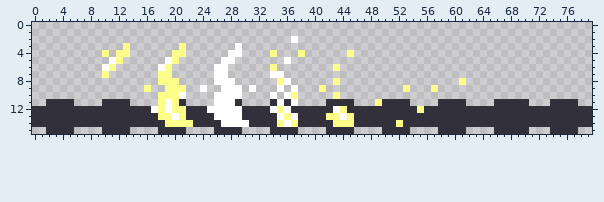
A sprite sheet gets an edit: Assets/Entities/Enemies/Magic/lightning_animation.png. The first picture shows the starting point.
The file is 480x96 pixels, drawn in blocks of 6x6; one block is one cell here.
The same view after the edit:
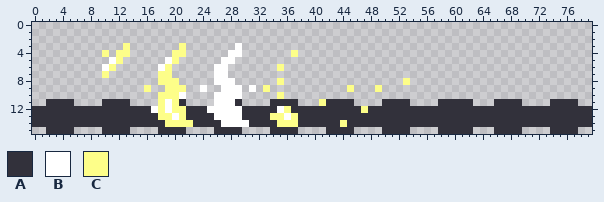
Palette (. is transparent): A #32313b  B #ffffff  C #fdfe89
Message: attack animations polishing
What changed:
y 2: x 37 B -> .
y 4: x 34 C -> .; x 37..38 .C -> C.; x 45 C -> .
y 5: x 36 B -> .
y 6: x 34..35 C. -> .C; x 43 C -> .
y 7: x 34..35 BB -> ..
y 8: x 36 B -> .; x 43 C -> .; x 53 . -> C; x 61 C -> .
y 9: x 33 . -> C; x 35 B -> .; x 37 B -> .; x 41 C -> .; x 45 . -> C; x 49 . -> C; x 53 C -> .; x 57 C -> .
y 10: x 34..37 B.BC -> .C..; x 43 C -> .
y 11: x 35 B -> A; x 37 B -> A; x 41 . -> C; x 49 C -> .; x 62 . -> A; x 70 A -> .
y 12: x 34..36 BCB -> ABC; x 43..44 BC -> AA; x 47 A -> C; x 55 C -> A
y 13: x 34..37 ABCB -> CCBC; x 42..45 CCBC -> AAAA
y 14: x 36 B -> C; x 43 C -> A; x 45 C -> A; x 52 C -> A
y 15: x 62 . -> A; x 70 A -> .
Changed places in both pictures, as pixel boxes (x1, y1, x2, y2):
changed: (263, 36, 473, 127)
erased: (522, 99, 529, 106)
added: (466, 127, 473, 134)
erased: (522, 127, 529, 134)
